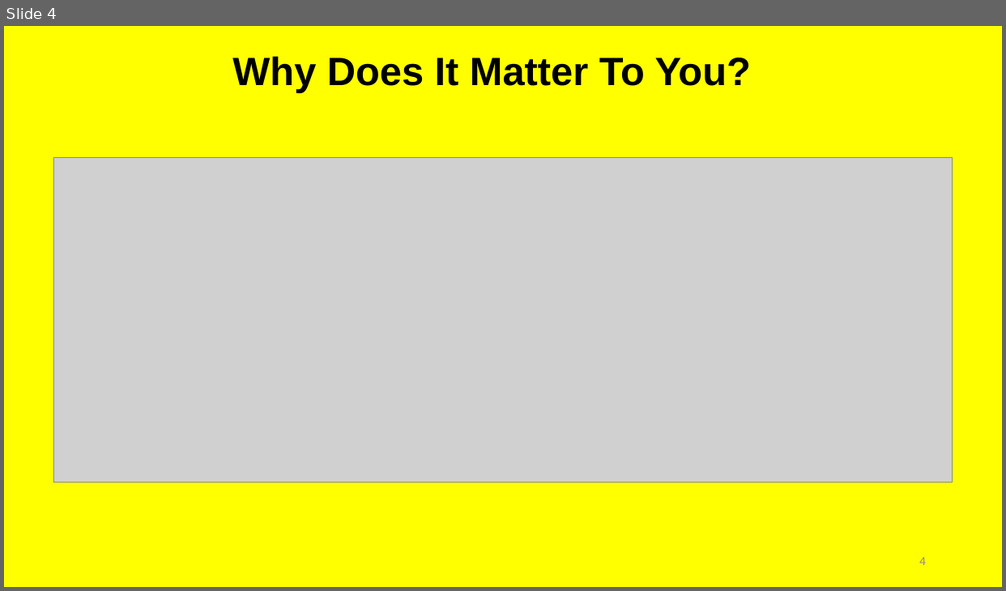
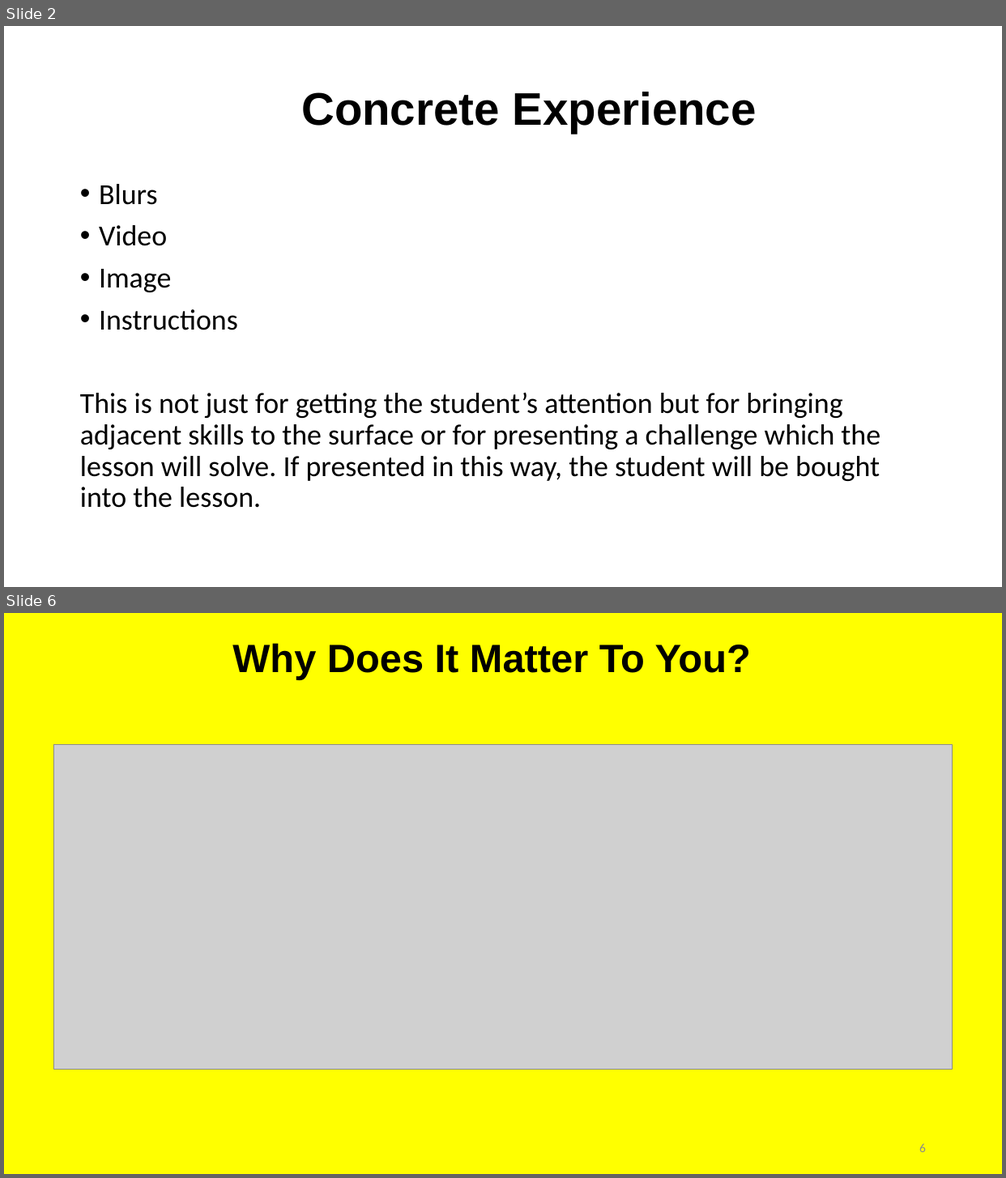
Before and after one commit to irregularchat/template-instructional-design, a slide deck: Development-Training_Name/4-Implement/Lesson_Plans-POI_NAME/Lesson_Plan01-NAME/Audio_Visual-Template/Lesson_Slide-LESSON_NAME.pptx. Shown one above the other, each under a label of ours: slide 4 before the commit, slides 2 and 6 after it; the slides between them are not shown. The pictures are 1006x591 and 1006x1178 pixels, drawn with LibreOffice and Linux fonts; fonts in the diff are those of the drawing; grey boxes stand for pictures. Boxes give left, top, right and bottom in pixels: in the first picture for what was removed or moved away, otherwise in the second. Text is boxed around its words. In the diff, an @@ line names an element or a change of style, - is before the commit and + after.

Commit message:
added CE and PP slides along with context on each that will be replaced

```diff
--- a/Development-Training_Name/4-Implement/Lesson_Plans-POI_NAME/Lesson_Plan01-NAME/Audio_Visual-Template/Lesson_Slide-LESSON_NAME.pptx
+++ b/Development-Training_Name/4-Implement/Lesson_Plans-POI_NAME/Lesson_Plan01-NAME/Audio_Visual-Template/Lesson_Slide-LESSON_NAME.pptx
@@ slide 2 added at [4,26,1002,587], background #FFFFFF @@
@@ title added at [301,92,756,133], 44 pt, text #000000, bold @@
+Concrete Experience
@@ text added at [80,184,880,508], 28 pt, text #000000 @@
+• Blurs
+• Video
+• Image
+• Instructions
+This is not just for getting the student’s attention but for bringing adjacent skills to the surface or for presenting a challenge which the lesson will solve. If presented in this way, the student will be bought into the lesson.
@@ what was slide 4 is now slide 6 @@
@@ page number at [919,1144,926,1152]: text changed @@
-4
+6
```
Also in this commit, not shown: 2 slides changed, 2 other slides added, 1 slide removed, 3 other files.
